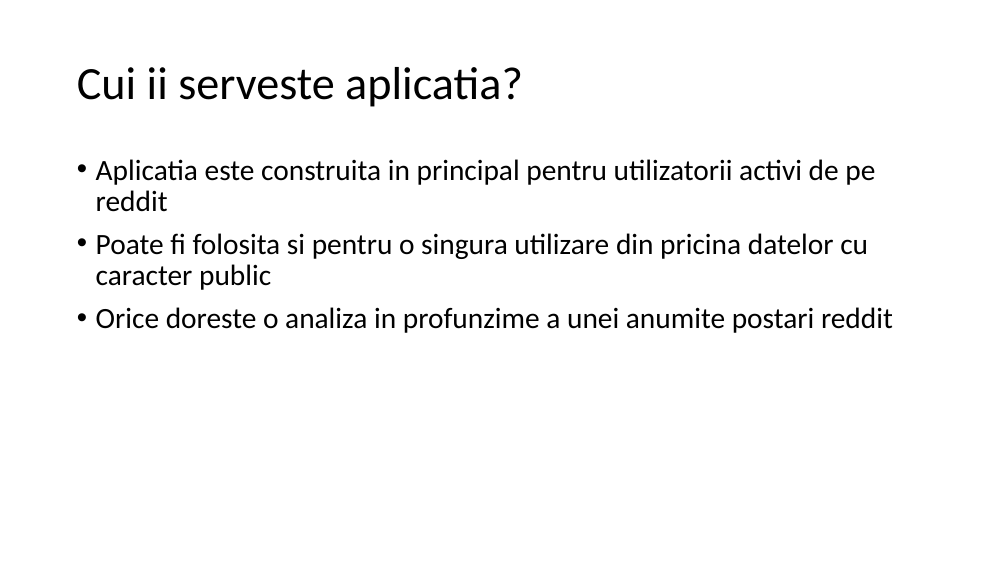
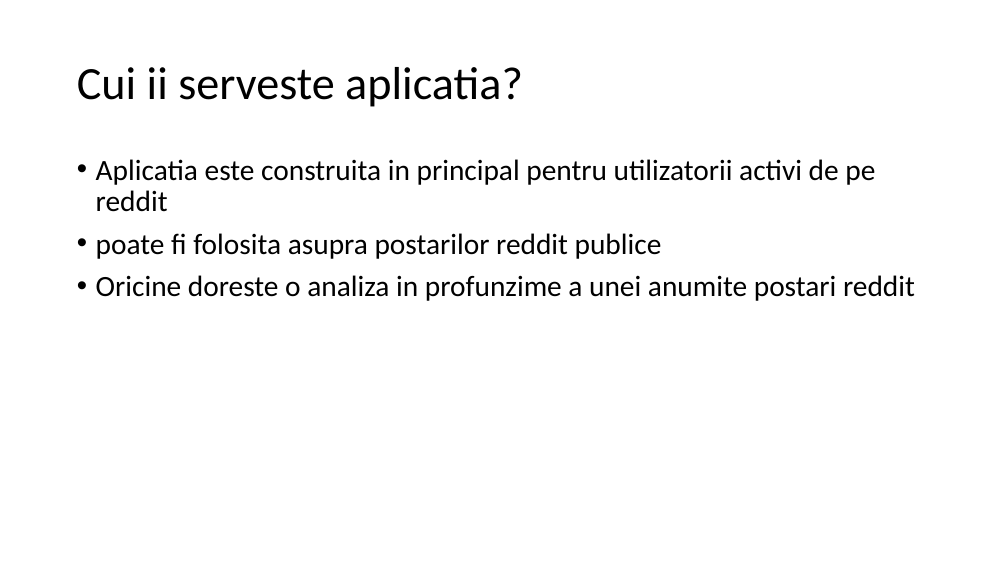
Before and after one commit to CristianAndrei/RCruncher, a slide deck: slide 3 of Licenta2019UrsuCristian-Andrei/RCruncher.pptx. Drawn at 1008x567 pixels with LibreOffice and Linux fonts; fonts in the diff are those of the drawing. Boxes give left, top, right and bottom in pixels: in the first picture for what was removed or moved away, otherwise in the second. Text is boxed around its words. In the diff, an @@ line names an element or a change of style, - is before the commit and + after.

```diff
--- a/Licenta2019UrsuCristian-Andrei/RCruncher.pptx
+++ b/Licenta2019UrsuCristian-Andrei/RCruncher.pptx
@@ text at box(96, 233, 915, 301): text changed @@
-• Poate fi folosita si pentru o singura utilizare din pricina datelor cu caracter public
-• Orice doreste o analiza in profunzime a unei anumite postari reddit
+• poate fi folosita asupra postarilor reddit publice
+• Oricine doreste o analiza in profunzime a unei anumite postari reddit
```
Also in this commit, not shown: 4 other slides changed, 1 slide added, 7 other files.
